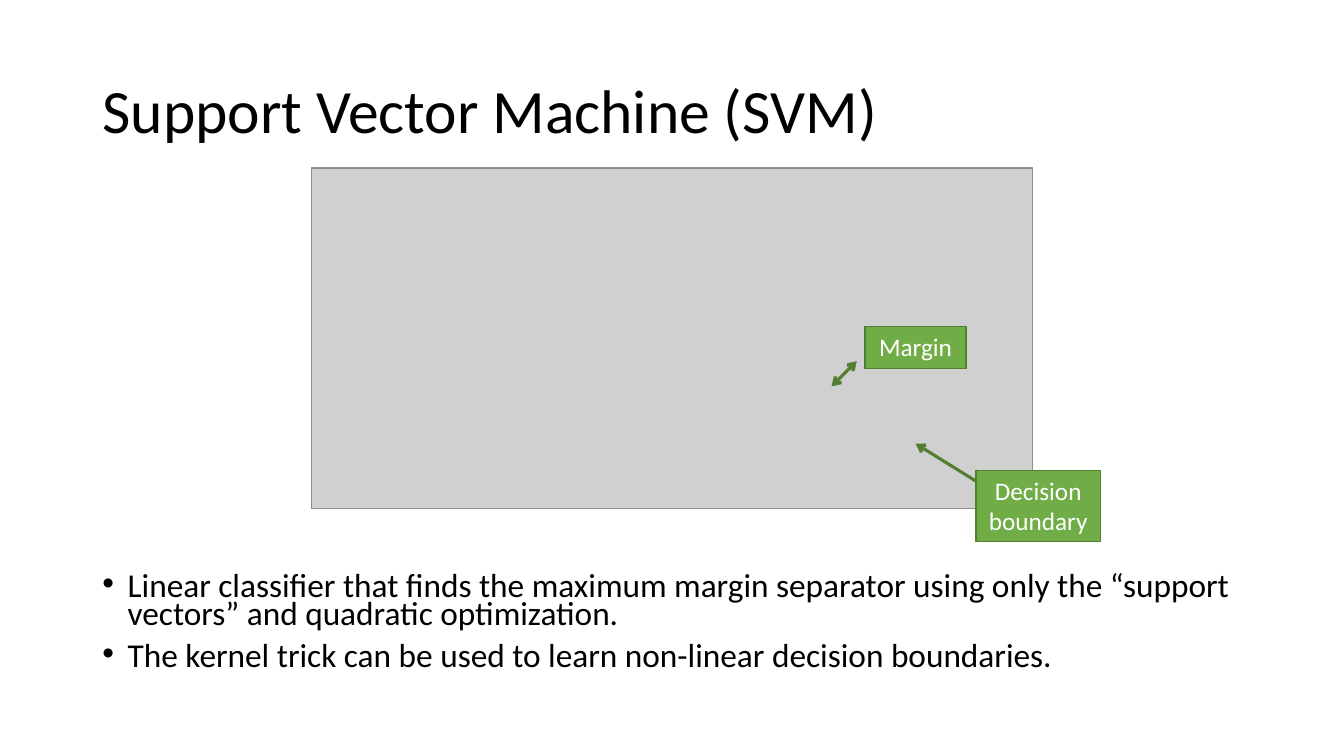
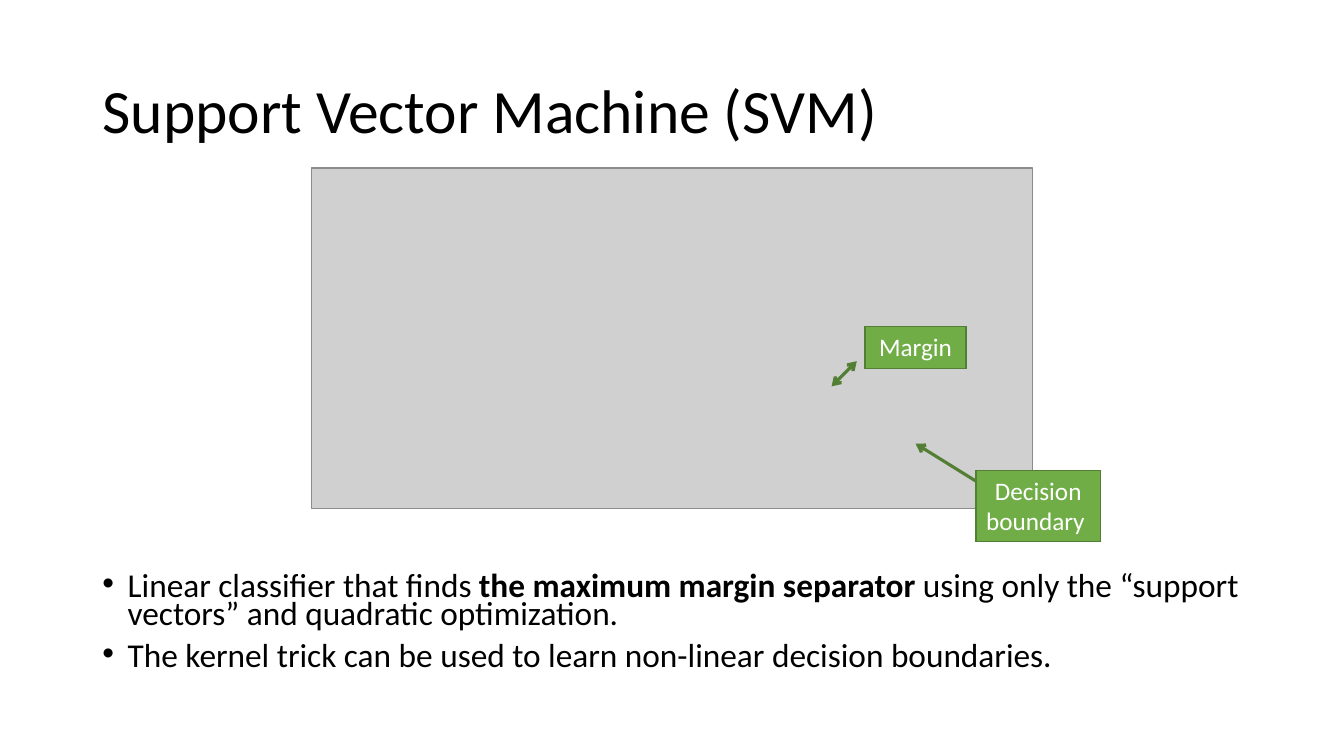
Before and after one commit to mhahsler/CS7320-AI, a slide deck: slide 28 of slides/19_ML_intro.pptx. Drawn at 1344x756 pixels with LibreOffice and Linux fonts; fonts in the diff are those of the drawing; grey boxes stand for pictures. Boxes give left, top, right and bottom in pixels: in the first picture for what was removed or moved away, otherwise in the second. Text is boxed around its words. In the diff, an @@ line names an element or a change of style, - is before the commit and + after.

```diff
--- a/slides/19_ML_intro.pptx
+++ b/slides/19_ML_intro.pptx
@@ text at [128,573,1239,631]: bold on in "the maximum margin separator" @@
```
Also in this commit, not shown: 3 other slides changed, 1 other file.
